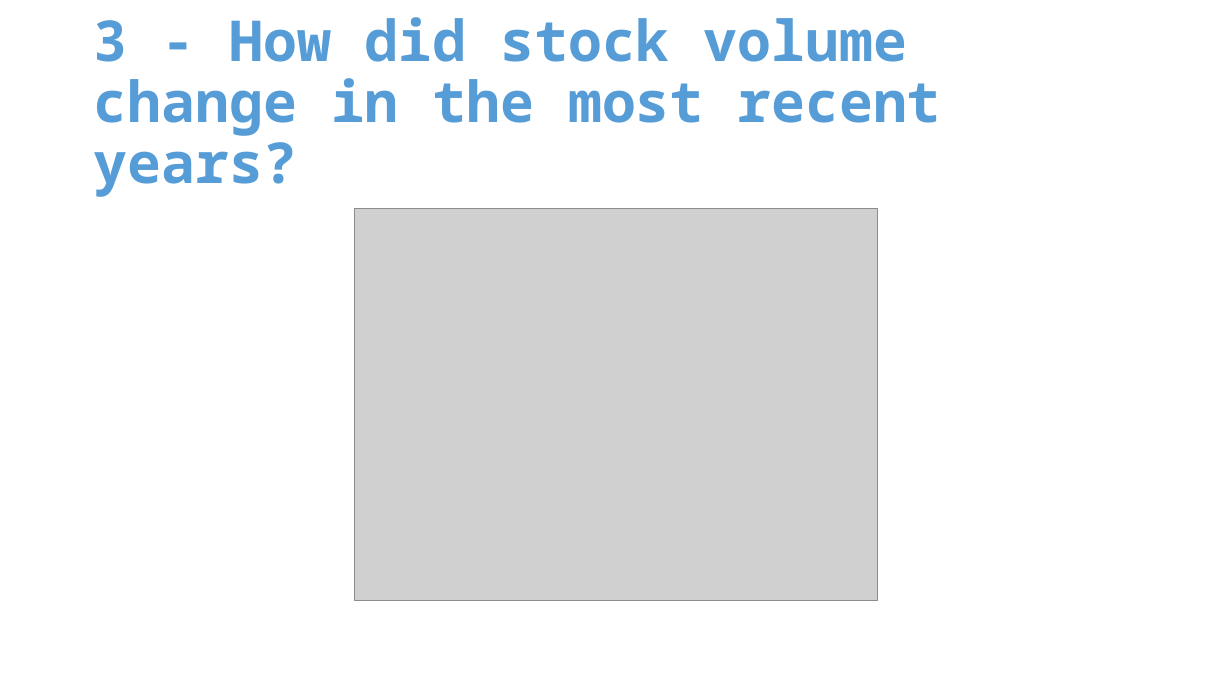
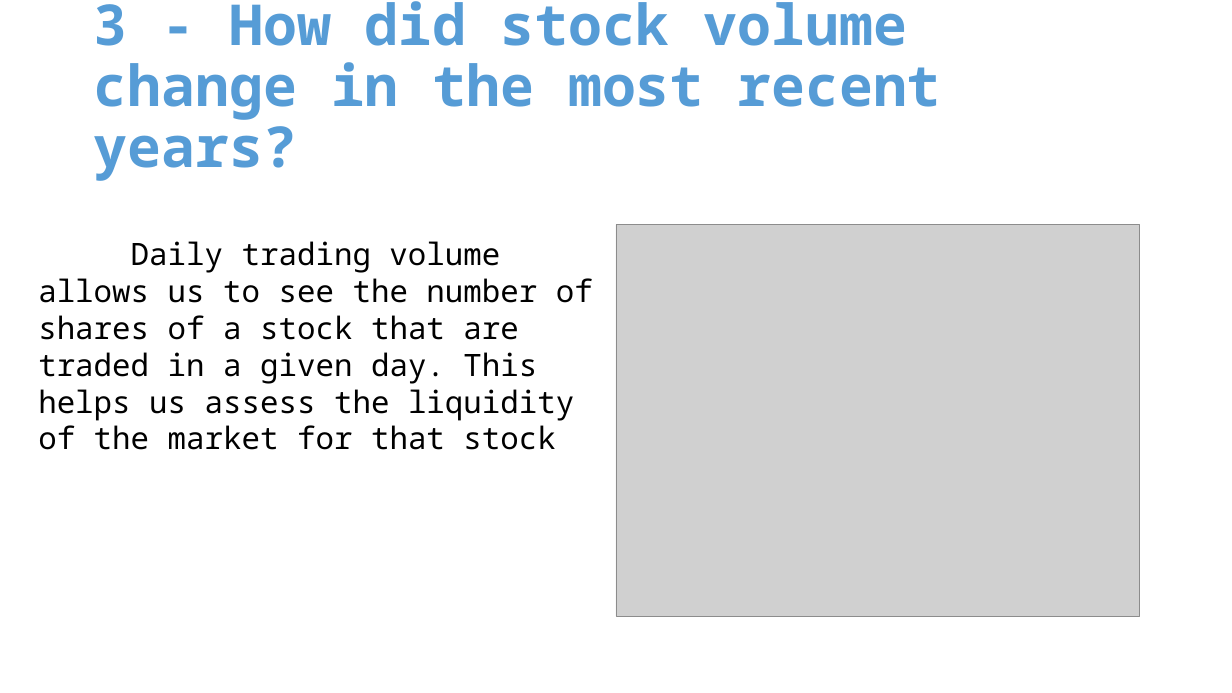
Before and after one commit to mssubaiti/Project1_Group1, a slide deck: slide 7 of presentation.pptx (slide 4 before the commit). Drawn at 1232x693 pixels with LibreOffice and Linux fonts; fonts in the diff are those of the drawing; grey boxes stand for pictures. Boxes give left, top, right and bottom in pixels: in the first picture for what was removed or moved away, otherwise in the second. Text is boxed around its words. In the diff, an @@ line names an element or a change of style, - is before the commit and + after.

```diff
--- a/presentation.pptx
+++ b/presentation.pptx
@@ title "3 - How did stock ...": place and size @@
-title "3 - How did stock ..." at [94, 17, 941, 197]
+title "3 - How did stock ..." at [94, 1, 941, 181]
@@ picture: place and size @@
-picture at [354, 209, 878, 601]
+picture at [616, 225, 1141, 616]
@@ text added at [38, 241, 593, 450], 24 pt, text #000000 @@
+Daily trading volume allows us to see the number of shares of a stock that are traded in a given day. This helps us assess the liquidity of the market for that stock
```
Also in this commit, not shown: 5 other slides changed, 13 slides added, 9 slides removed, 6 other files.
